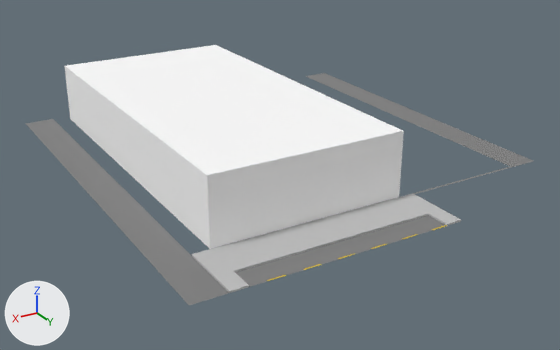
One commit to the Blender file assets/models/districts/estepa/police.blend: the scene before it, then after it.
Both versions are drawn from a 50 mm camera at (41.1, 62.1, 37.5) aimed at (-6.7, -17.6, -2.4). Arrows for +X, +Y and +Z are at lower left; the lights stay in place. The older version comes first. Objects named as collision shapes, trigger or cutter boxes, shadow casters or lower levels of detail are left out.
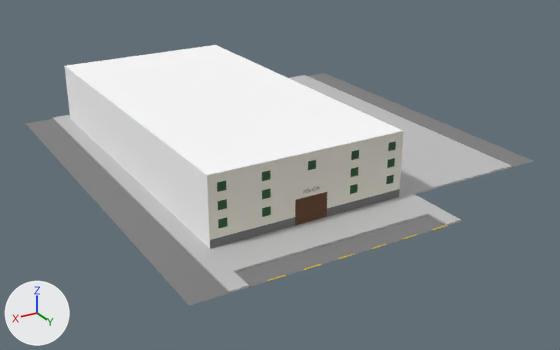
Boxes [x1, y1, x2, y2] around the edits, measured in the pictures (560 x 350 px):
'Plane', recoloured, surface changed (darker)
    both: [50, 75, 513, 258]
'Sidewalk', shown
    after: [53, 75, 511, 256]
part 1 of me_plane, recoloured (darker)
    both: [207, 131, 404, 249]
part 2 of me_plane, surface changed (darker)
    both: [207, 131, 404, 249]

Diff of the bpy script that builds the scene:
```diff
--- a/assets/models/districts/estepa/police.blend.py
+++ b/assets/models/districts/estepa/police.blend.py
@@ img_door_police_png @@
+img_door_police_png = load_image('door_police.png', '../../../textures/estepa/door_police.png', 2400, 800, 'sRGB')
@@ mat_door @@
+mat_door = principled_material('Door')
+mat_door.texture = img_door_police_png
+mat_door.roughness = 1.0
@@ me_plane @@
 me_plane.from_pydata(...)  # 36 vertices, 19 faces; spans x -18.0..34.0, y -8.0..48.0, z 0.0..8.2
 # used by ob_plane; location = (0.0, 0.0, 0.0); rotation_euler = (0.0, 0.0, 3.142), in degrees (0, 0, 180)
+# me_plane part 1: the 1 face centred in x 0.0, y 0.0, z 4.2 switches from mat_wall (white #ffffff) to mat_door (picture img_door_police_png)
+# me_plane part 2: texture (UV) coordinates of 1 of 19 faces, centred in x 0.0, y 0.0, z 4.2, changed; they spanned u 0.0..1.0, v 0.0..0.5 and now span u 0.0..1.0, v 0.0..1.0
 me_plane.materials.append(mat_wall)
@@ me_plane @@
 me_plane.materials.append(mat_texture_001)
+me_plane.materials.append(mat_door)  # picture img_door_police_png
@@ ob_sidewalk @@
 ob_sidewalk.scale = (22.0, 24.0, 1.0)
-ob_sidewalk.hide_set(True)
```
